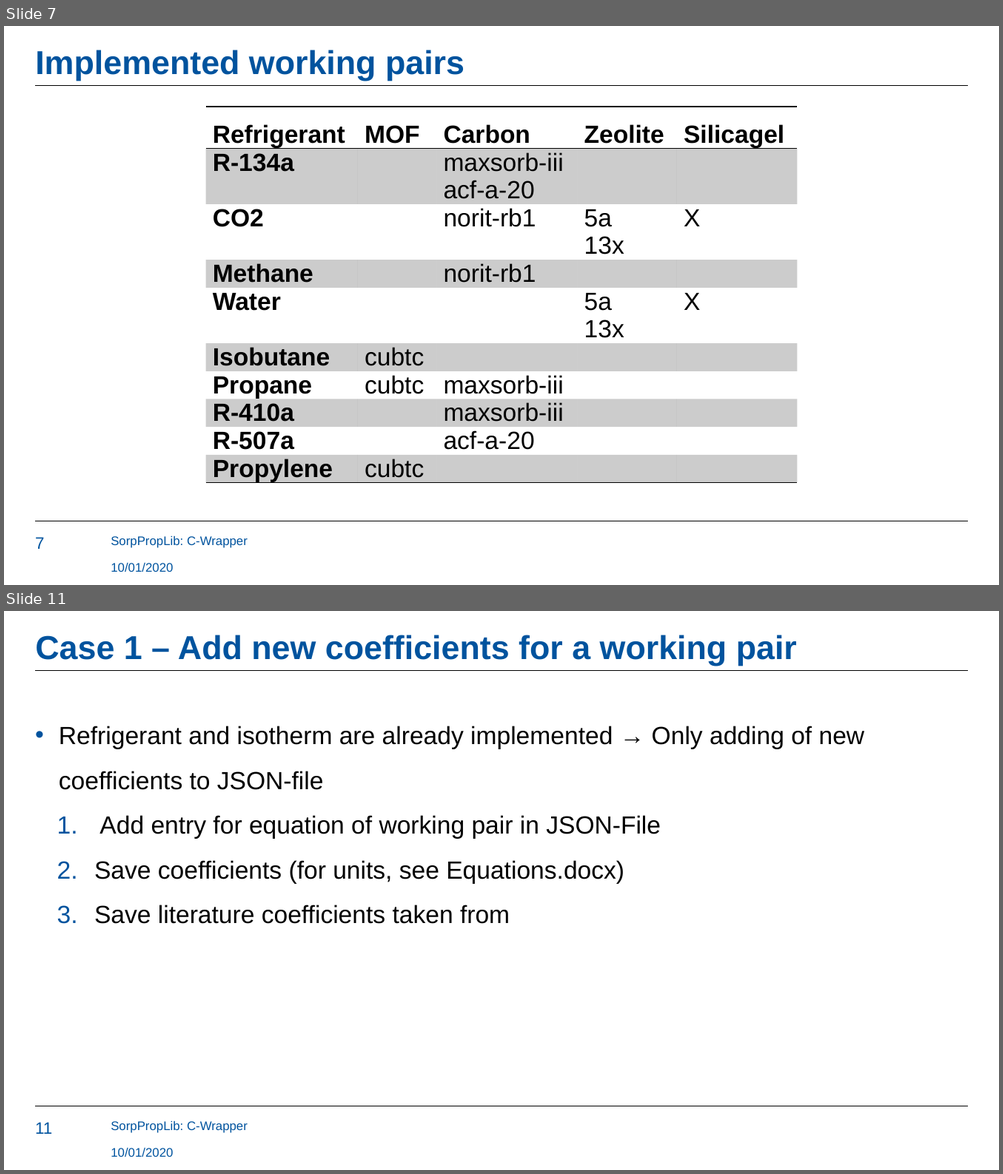
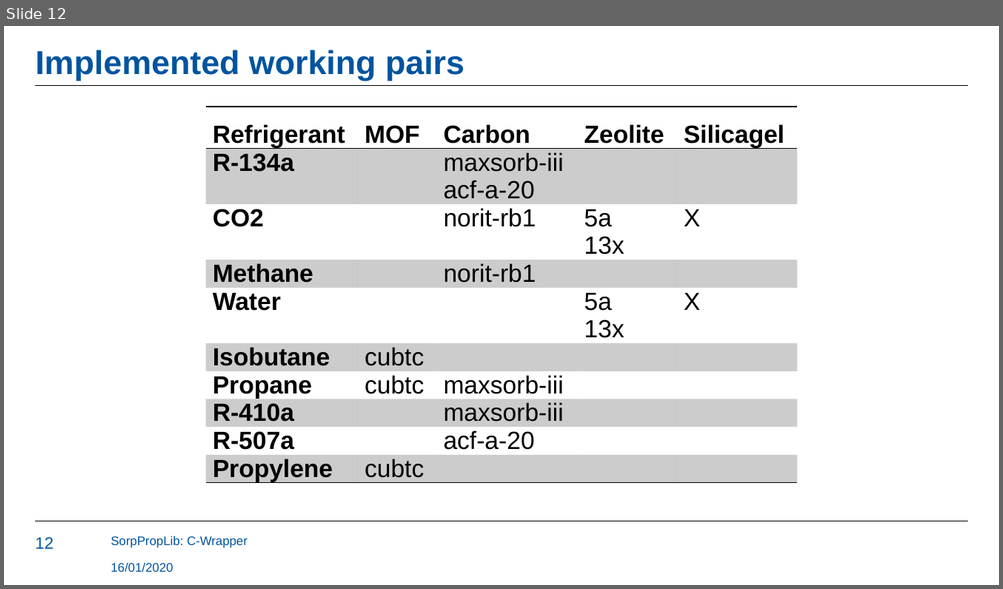
Before and after one commit to carlesRT/sorpproplib_JSON, a slide deck: c_wrapper/SorpPropLib_CWrapper.pptx. Shown one above the other, each under a label of ours: slides 7 and 11 before the commit, slide 12 after it; the slides between them are not shown. The pictures are 1003x1174 and 1003x589 pixels, drawn with LibreOffice and Linux fonts; fonts in the diff are those of the drawing; background and template pictures are left out. Boxes give left, top, right and bottom in pixels: in the first picture for what was removed or moved away, otherwise in the second. Text is boxed around its words. In the diff, an @@ line names an element or a change of style, - is before the commit and + after.

Commit message:
Updated workflow of C wrapper

```diff
--- a/c_wrapper/SorpPropLib_CWrapper.pptx
+++ b/c_wrapper/SorpPropLib_CWrapper.pptx
@@ slide 11 removed at (4, 611, 999, 1170), background #FFFFFF; not listed: 3 template elements that a slide beside it also shows @@
@@ title removed at (35, 635, 797, 666) @@
-Case 1 – Add new coefficients for a working pair
@@ text removed at (59, 726, 865, 924) @@
-• Refrigerant and isotherm are already implemented → Only adding of new coefficients to JSON-file
-1. Add entry for equation of working pair in JSON-File
-2. Save coefficients (for units, see Equations.docx)
-3. Save literature coefficients taken from
@@ text removed at (111, 1121, 247, 1133) @@
-SorpPropLib: C-Wrapper
@@ text removed at (111, 1147, 173, 1158) @@
-10/01/2020
@@ what was slide 7 is now slide 12 @@
@@ slide 12 changed as well @@
@@ page number at (35, 537, 54, 549): text changed @@
-7
+12
@@ text at (111, 562, 173, 573): text changed @@
-10/01/2020
+16/01/2020
```
Also in this commit, not shown: 6 other slides changed, 7 slides added, 6 other slides removed.
